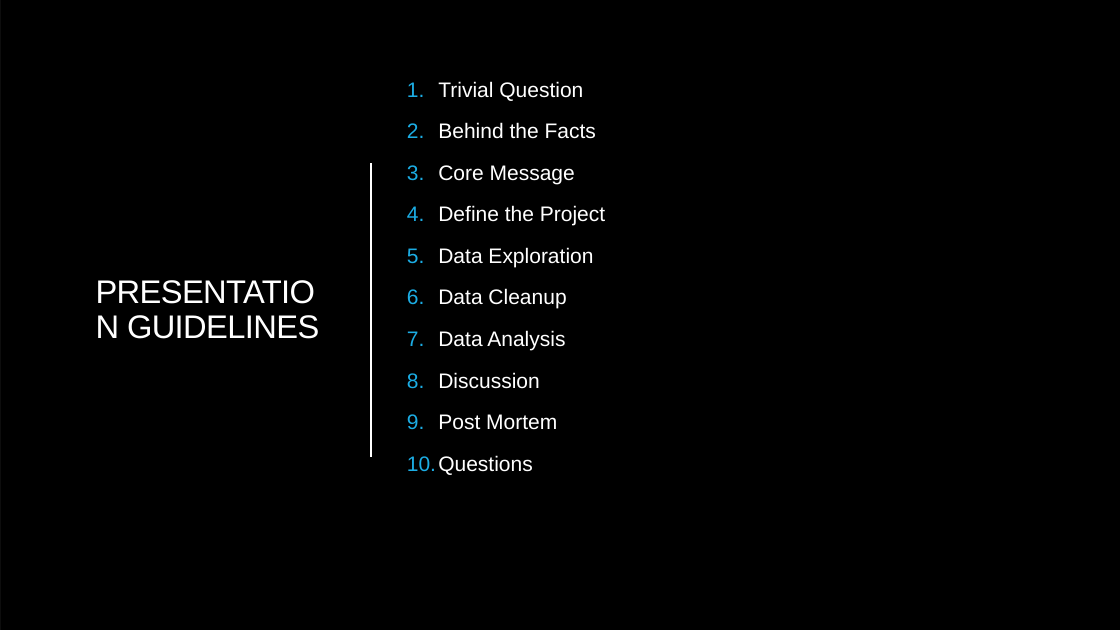
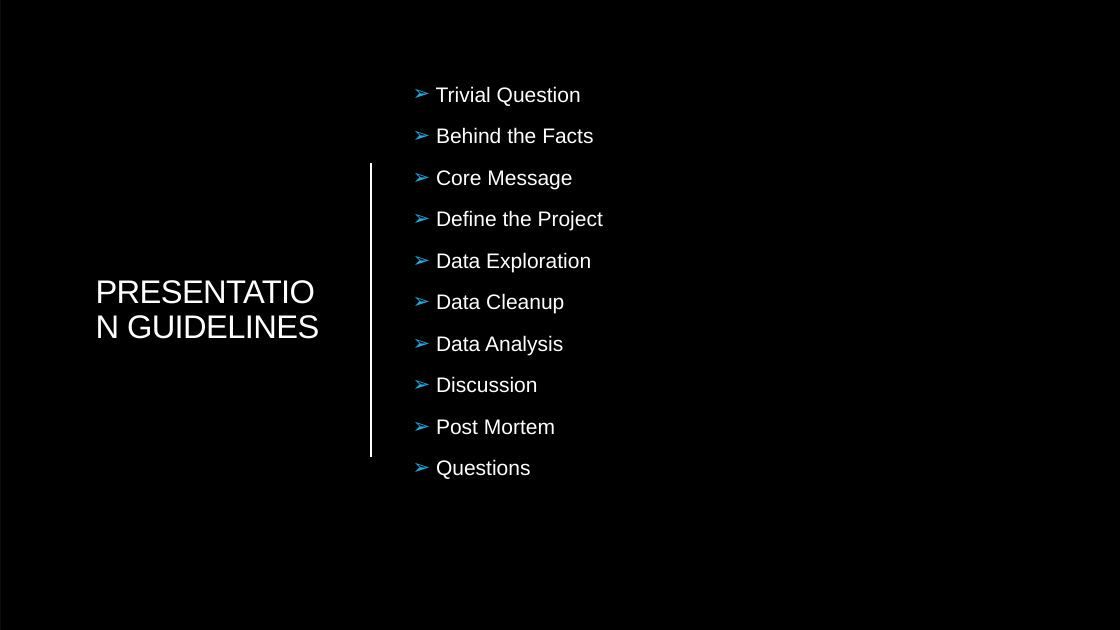
Before and after one commit to cbeachey/project1_influencers, a slide deck: slide 2 of Effects of Sugar Consumption.pptx. Drawn at 1120x630 pixels with LibreOffice and Linux fonts; fonts in the diff are those of the drawing. Boxes give left, top, right and bottom in pixels: in the first picture for what was removed or moved away, otherwise in the second. Text is boxed around its words. In the diff, an @@ line names an element or a change of style, - is before the commit and + after.

```diff
--- a/Effects of Sugar Consumption.pptx
+++ b/Effects of Sugar Consumption.pptx
@@ text "Trivial Question" at bbox=[436, 86, 603, 479]: bullet 1. to ➢ @@
```
Also in this commit, not shown: 8 other slides changed, 1 slide added, 1 slide removed.
